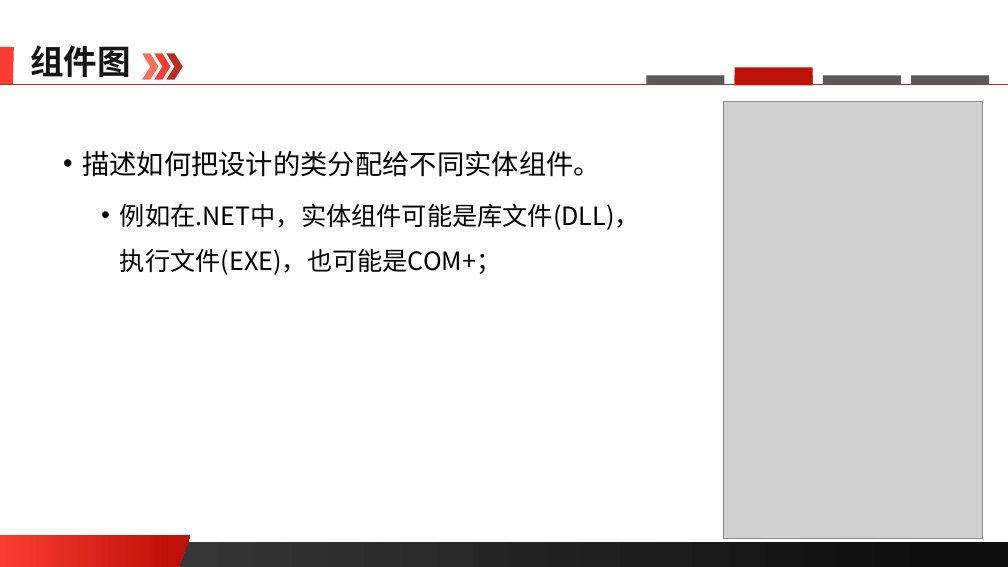
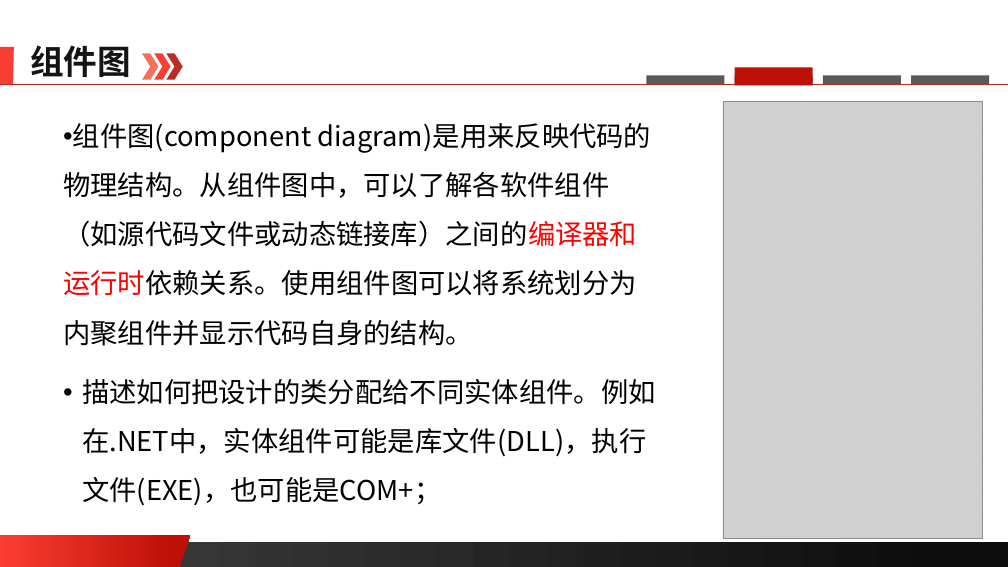
Before and after one commit to edu2act/course-software-process, a slide deck: slide 31 of materials/slides/ch07.pptx (slide 29 before the commit). Drawn at 1008x567 pixels with LibreOffice and Linux fonts; fonts in the diff are those of the drawing; grey boxes stand for pictures; background and template pictures are left out. Boxes give left, top, right and bottom in pixels: in the first picture for what was removed or moved away, otherwise in the second. Text is boxed around its words. In the diff, an @@ line names an element or a change of style, - is before the commit and + after.

```diff
--- a/materials/slides/ch07.pptx
+++ b/materials/slides/ch07.pptx
@@ text at (x1=63, y1=123, x2=655, y2=457): text changed; size 24 to 26 pt @@
-• 描述如何把设计的类分配给不同实体组件。
-  • 例如在.NET中，实体组件可能是库文件(DLL)，执行文件(EXE)，也可能是COM+；
+  • 组件图(component diagram)是用来反映代码的物理结构。从组件图中，可以了解各软件组件（如源代码文件或动态链接库）之间的编译器和运行时依赖关系。使用组件图可以将系统划分为内聚组件并显示代码自身的结构。
+• 描述如何把设计的类分配给不同实体组件。例如在.NET中，实体组件可能是库文件(DLL)，执行文件(EXE)，也可能是COM+；
```
Also in this commit, not shown: 6 other slides changed, 3 slides added, 1 slide removed, 1 other file.
